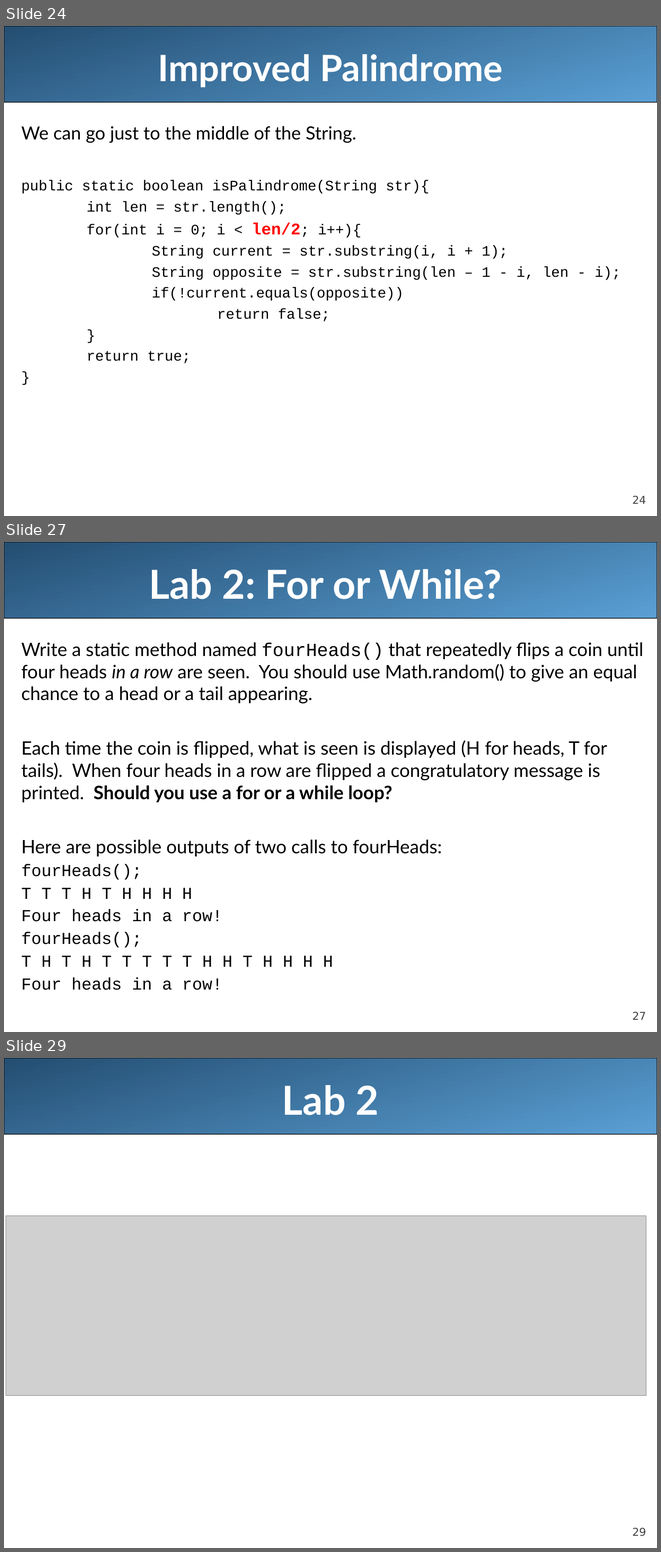
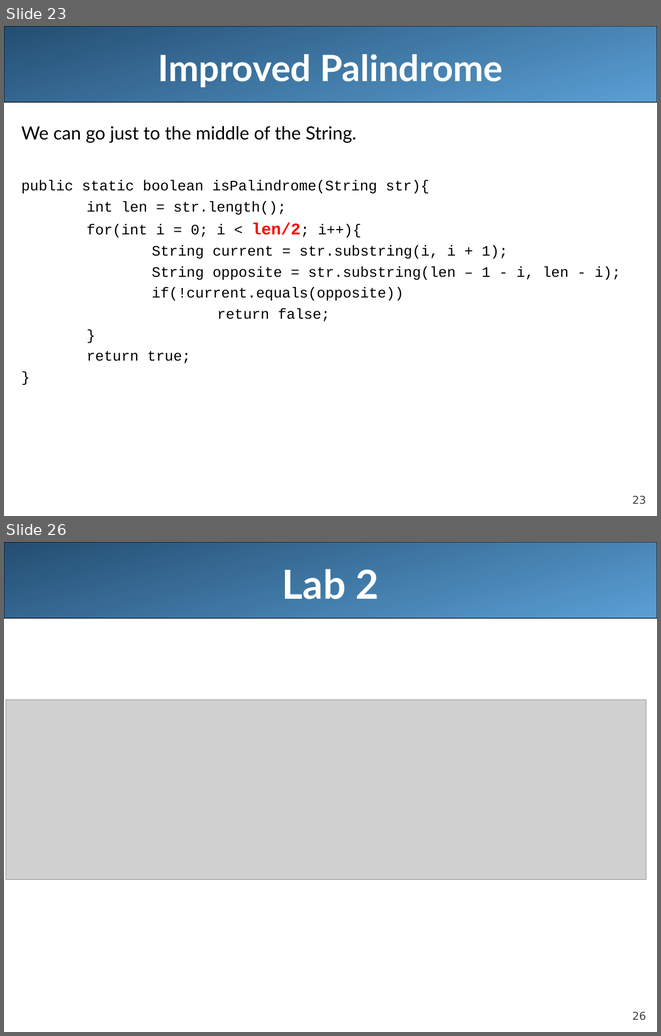
Before and after one commit to LongBaoNguyen/longbaonguyen.github.io, a slide deck: courses/apcsa/lecture11.ppt. Shown one above the other, each under a label of ours: slides 24, 27 and 29 before the commit, slides 23 and 26 after it; the slides between them are not shown. The pictures are 661x1552 and 661x1036 pixels, drawn with LibreOffice and Linux fonts; fonts in the diff are those of the drawing; grey boxes stand for pictures. Boxes give left, top, right and bottom in pixels: in the first picture for what was removed or moved away, otherwise in the second. Text is boxed around its words. In the diff, an @@ line names an element or a change of style, - is before the commit and + after.

```diff
--- a/courses/apcsa/lecture11.ppt
+++ b/courses/apcsa/lecture11.ppt
@@ slide 27 removed at (x1=4, y1=542, x2=657, y2=1032), background #FFFFFF; not listed: 2 template elements that a slide beside it also shows @@
@@ title removed at (x1=149, y1=569, x2=502, y2=599) @@
-Lab 2: For or While?
@@ text removed at (x1=21, y1=642, x2=643, y2=990) @@
-Write a static method named fourHeads() that repeatedly flips a coin until four heads in a row are seen. You should use Math.random() to give an equal chance to a head or a tail appearing.
-Each time the coin is flipped, what is seen is displayed (H for heads, T for tails). When four heads in a row are flipped a congratulatory message is printed. Should you use a for or a while loop?
-Here are possible outputs of two calls to fourHeads:
-fourHeads();
-T T T H T H H H H
-Four heads in a row!
-fourHeads();
-T H T H T T T T T H H T H H H H
-Four heads in a row!
@@ what was slide 24 is now slide 23 @@
@@ page number at (x1=632, y1=495, x2=646, y2=504): text changed @@
-24
+23
@@ what was slide 29 is now slide 26 @@
@@ page number at (x1=632, y1=1012, x2=646, y2=1020): text changed @@
-29
+26
```
Also in this commit, not shown: 4 slides changed, 2 other slides removed, 2 other files.
